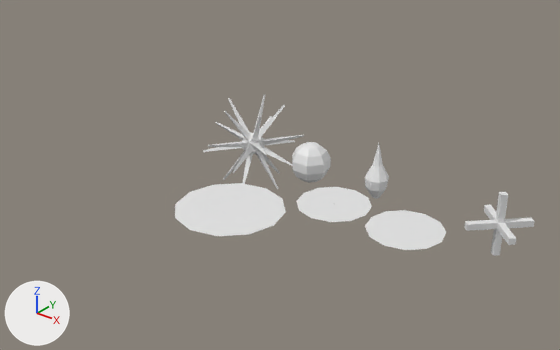
Two versions of the Blender file Assets/Art/Models/Models.blend, one commit apart.
The view is the same before and after, from a 50 mm camera at (42.4, -49.1, 28.2) aimed at (8.2, -6.3, 1.7). Arrows for +X, +Y and +Z are at lower left; the lights stay in place.

Script lines for the objects in view, before the commit:
```python
me_cube = bpy.data.meshes.new('Cube')
me_cube.from_pydata(...)  # 24 vertices, 18 faces; spans x -1.98..1.98, y -1.98..1.98, z -2.55..2.55
me_sphere = bpy.data.meshes.new('Sphere')
me_sphere.from_pydata(...)  # 25 vertices, 24 faces; spans x -4.32..4.31, y -4.31..4.31, z 0.0
me_sphere_001 = bpy.data.meshes.new('Sphere.001')
me_sphere_001.from_pydata(...)  # 36 vertices, 24 faces; spans x -2.92..2.95, y -2.93..2.93, z 0.0
me_sphere_001.materials.append(mat_material)  # white #e7e7e7
ob_cross = bpy.data.objects.new('Cross', me_cube)
ob_cross.location = (23.79, 0.0, 0.0)
ob_start = bpy.data.objects.new('Start', me_sphere)
ob_start.location = (6.65, -10.53, 0.0)
ob_stop = bpy.data.objects.new('Stop', me_sphere_001)
ob_stop.location = (12.43, -4.98, 0.0)
# also in view: 'Player' at (13.2, 0.0, 1.2); 'Point' at (6.5, 0.1, 0.0); 'Connect' at (18.8, -5.0, 0.0); 'Spike' at (0.0, 0.0, 0.0)
```
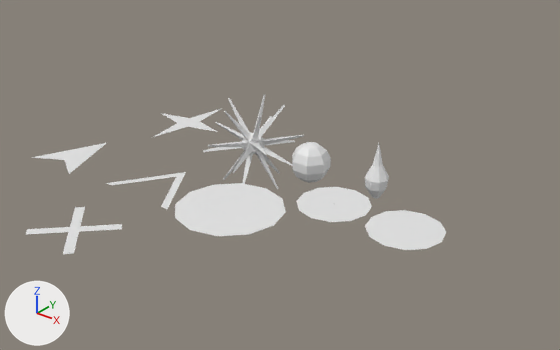
Edits to the bpy script that builds the scene:
```text
Add me_plane_003:
    me_plane_003.from_pydata([(0.0, 3.34, -0.01), (2.65, -2.99, -0.01), (-2.65, -2.99, -0.01), (-0.03, -1.42, -0.03)], [], [(1, 0, 2, 3)])
Add me_plane_002:
    me_plane_002.from_pydata([(-0.69, -0.84, 0.0), (0.69, -0.84, 0.0), (-0.69, 0.84, 0.0), (0.69, 0.84, 0.0), (-3.87, 0.0, 0.0), (0.0, -4.91, 0.0), (3.87, 0.0, 0.0), (0.0, 4.91, 0.0), (0.0, 0.0, 0.0)], [], [(8, 6, 3, 7), (4, 8, 7, 2), (0, 5, 8, 4), (5, 1, 6, 8)])
Add me_plane_001:
    me_plane_001.from_pydata([(-0.63, -0.79, 0.0), (0.79, -0.63, 0.0), (0.63, 0.79, 0.0), (-0.79, 0.63, 0.0), (-0.79, -0.63, 0.0), (0.63, -0.79, 0.0), (0.79, 0.63, 0.0), (-0.63, 0.79, 0.0), (0.16, 0.0, 0.0), (0.0, -0.16, 0.0), (-0.16, 0.0, 0.0), (0.0, 0.16, 0.0)], [], [(5, 9, 8, 1), (11, 10, 3, 7), (0, 9, 10, 4), (6, 8, 11, 2), (10, 11, 8, 9)])
Add me_plane:
    me_plane.from_pydata([(3.6, -2.24, -0.01), (-0.01, 3.4, -0.01), (-3.61, -2.24, -0.01), (2.91, -2.22, 0.04), (0.73, 2.24, -0.01), (-0.75, 2.24, -0.01), (-2.85, -2.22, 0.04), (-0.01, 2.28, -0.02)], [], [(7, 5, 2, 6), (0, 4, 7, 3), (4, 1, 5, 7)])
Remove ob_cross:
    ob_cross = bpy.data.objects.new('Cross', me_cube)
    ob_cross.location = (23.79, 0.0, 0.0)
Add ob_fly:
    ob_fly = bpy.data.objects.new('Fly', me_plane_003)
    ob_fly.location = (-10.46, -11.49, 0.01)
Add ob_star:
    ob_star = bpy.data.objects.new('Star', me_plane_002)
    ob_star.location = (-8.19, 0.0, 0.0)
Add ob_x:
    ob_x = bpy.data.objects.new('X', me_plane_001)
    ob_x.location = (0.0, -20.01, 0.0)
    ob_x.scale = (3.4, 3.4, 3.4)
Add ob_arrow:
    ob_arrow = bpy.data.objects.new('Arrow', me_plane)
    ob_arrow.location = (-0.49, -11.49, 0.01)
```

Boxes (x1, y1, x2, y2) around the edits, measured in the pictures (560 x 350 px):
'Cross', deleted: before (464, 192, 534, 256)
'X', added: after (26, 207, 122, 254)
'Fly', added: after (32, 143, 106, 174)
'Star', added: after (153, 109, 221, 137)
'Arrow', added: after (105, 172, 186, 209)
